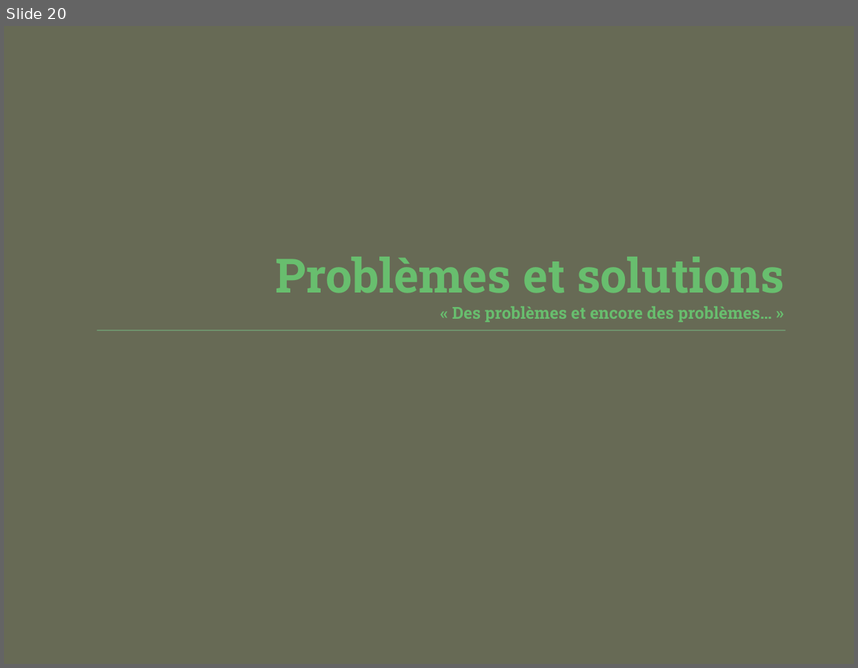
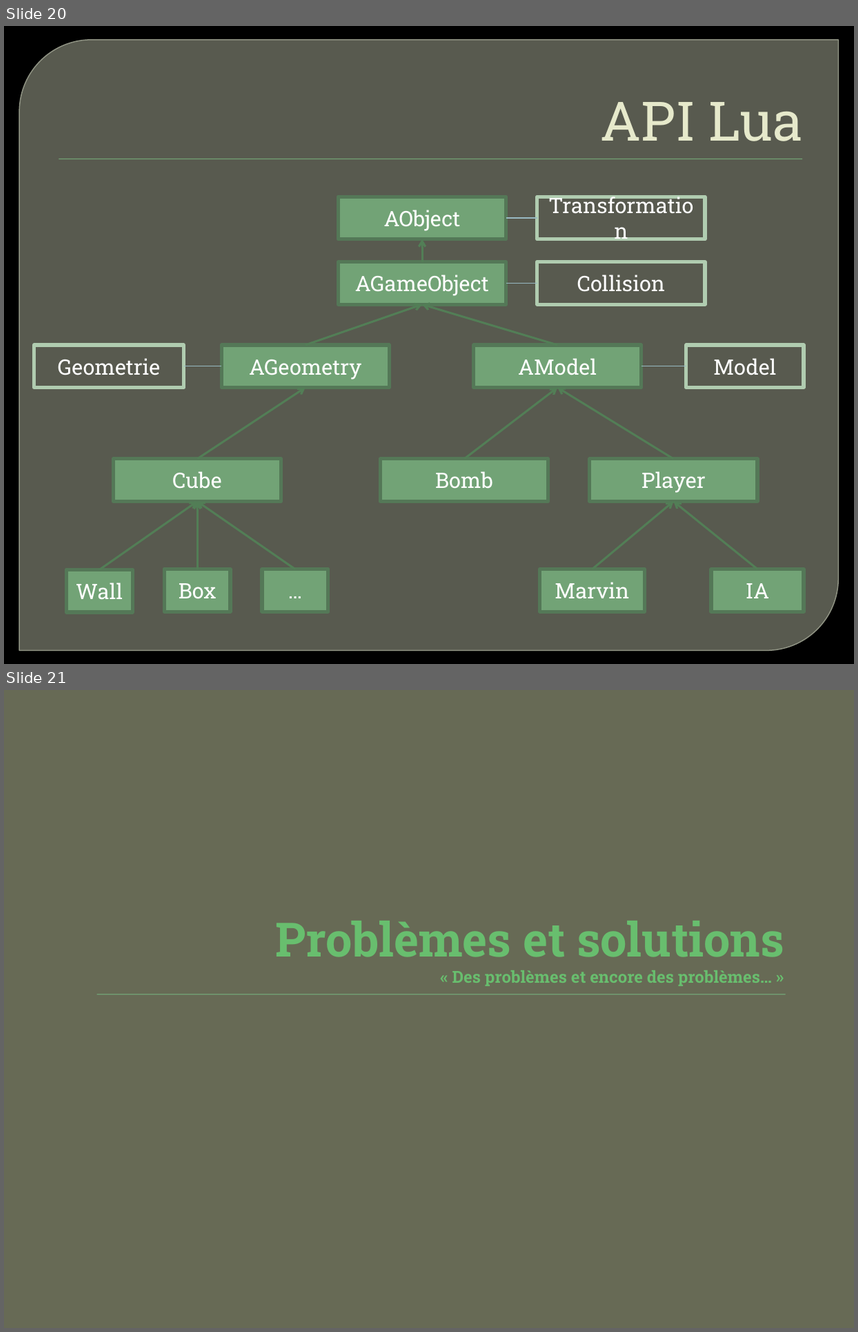
Before and after one commit to Raphy/bomberman, a slide deck: Bomberman - Présentation.pptx. Shown one above the other, each under a label of ours: slide 20 before the commit, slides 20 and 21 after it. The pictures are 858x668 and 858x1332 pixels, drawn with LibreOffice and Linux fonts; fonts in the diff are those of the drawing; background and template pictures are left out. Boxes give left, top, right and bottom in pixels: in the first picture for what was removed or moved away, otherwise in the second. Text is boxed around its words. In the diff, an @@ line names an element or a change of style, - is before the commit and + after.

Commit message:
add dia pptx

```diff
--- a/Bomberman - Présentation.pptx
+++ b/Bomberman - Présentation.pptx
@@ slide 20 added at [4, 26, 854, 664], background picture (left out) @@
@@ round diag rect added at [19, 40, 839, 650], fill #888B7B at 65% opacity, outline #9DA090 0.87 pt @@
@@ title added at [601, 102, 803, 141], 46 pt, text #E7EACB @@
+API Lua
@@ rectangle added at [59, 158, 802, 159], fill #72A376 @@
@@ rectangle added at [338, 197, 506, 239], fill #72A376, outline #547957 3 pt, 18 pt, text #FFFFFF @@
+AObject
@@ rectangle added at [537, 197, 704, 239], outline #B0CCB0 3 pt, 18 pt, text #FFFFFF @@
+Transformation
@@ line added from (506, 218) to (537, 218), #98BAC3 0.75 pt @@
@@ arrow added from (422, 261) to (422, 239), #527E56 1.75 pt @@
@@ rectangle added at [338, 261, 506, 304], fill #72A376, outline #547957 3 pt, 18 pt, text #FFFFFF @@
+AGameObject
@@ rectangle added at [537, 261, 704, 304], outline #B0CCB0 3 pt, 18 pt, text #FFFFFF @@
+Collision
@@ line added from (506, 283) to (537, 283), #98BAC3 0.75 pt @@
@@ arrow added from (306, 345) to (422, 304), #527E56 1.75 pt @@
@@ arrow added from (557, 345) to (422, 304), #527E56 1.75 pt @@
@@ rectangle added at [34, 345, 183, 388], outline #B0CCB0 3 pt, 18 pt, text #FFFFFF @@
+Geometrie
@@ rectangle added at [221, 345, 389, 388], fill #72A376, outline #547957 3 pt, 18 pt, text #FFFFFF @@
+AGeometry
@@ rectangle added at [473, 345, 641, 388], fill #72A376, outline #547957 3 pt, 18 pt, text #FFFFFF @@
+AModel
@@ rectangle added at [686, 345, 804, 388], outline #B0CCB0 3 pt, 18 pt, text #FFFFFF @@
+Model
@@ line added from (184, 366) to (221, 366), #98BAC3 0.75 pt @@
@@ line added from (642, 366) to (686, 366), #98BAC3 0.75 pt @@
@@ arrow added from (197, 459) to (306, 388), #527E56 1.75 pt @@
@@ arrow added from (464, 459) to (557, 388), #527E56 1.75 pt @@
@@ arrow added from (674, 459) to (557, 388), #527E56 1.75 pt @@
@@ rectangle added at [114, 459, 281, 501], fill #72A376, outline #547957 3 pt, 18 pt, text #FFFFFF @@
+Cube
@@ rectangle added at [381, 459, 548, 501], fill #72A376, outline #547957 3 pt, 18 pt, text #FFFFFF @@
+Bomb
@@ rectangle added at [590, 459, 757, 501], fill #72A376, outline #547957 3 pt, 18 pt, text #FFFFFF @@
+Player
@@ arrow added from (99, 569) to (197, 501), #527E56 1.75 pt @@
@@ arrow added from (197, 568) to (197, 501), #527E56 1.75 pt @@
@@ arrow added from (294, 568) to (197, 501), #527E56 1.75 pt @@
@@ arrow added from (593, 568) to (674, 501), #527E56 1.75 pt @@
@@ arrow added from (757, 568) to (674, 501), #527E56 1.75 pt @@
@@ rectangle added at [66, 569, 132, 612], fill #72A376, outline #547957 3 pt, 18 pt, text #FFFFFF @@
+Wall
@@ rectangle added at [164, 568, 230, 611], fill #72A376, outline #547957 3 pt, 18 pt, text #FFFFFF @@
+Box
@@ rectangle added at [263, 568, 329, 611], fill #72A376, outline #547957 3 pt, 18 pt, text #FFFFFF @@
+…
@@ rectangle added at [539, 568, 644, 611], fill #72A376, outline #547957 3 pt, 18 pt, text #FFFFFF @@
+Marvin
@@ rectangle added at [711, 568, 804, 611], fill #72A376, outline #547957 3 pt, 18 pt, text #FFFFFF @@
+IA
@@ what was slide 20 is now slide 21 @@
```
